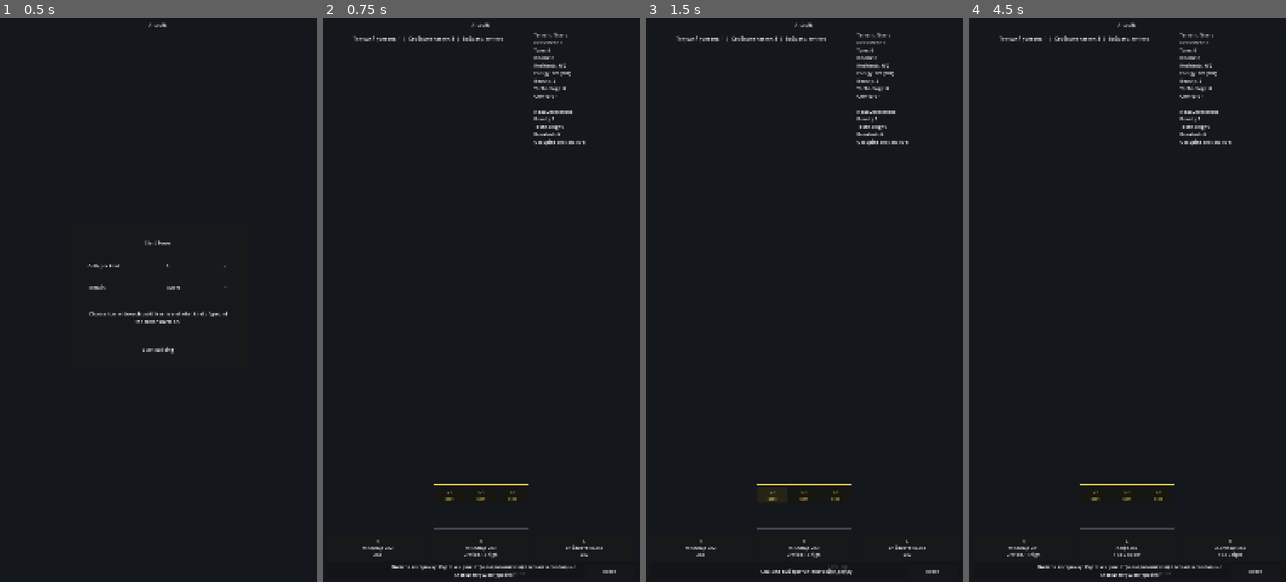
Above: before the commit, frames 1-4 (left to right).
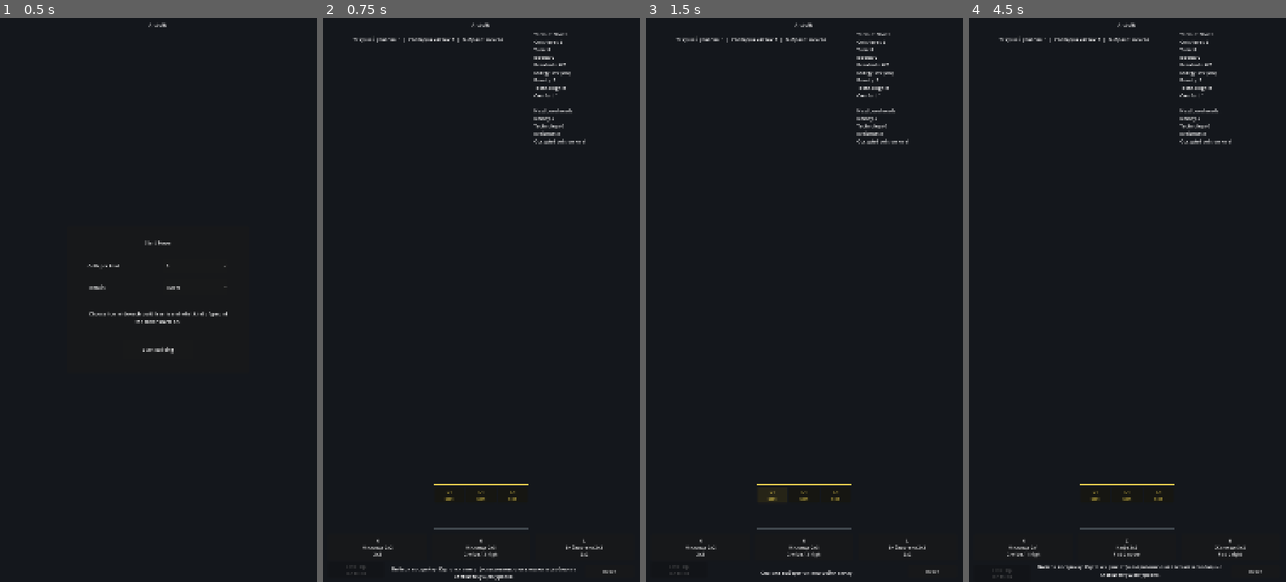
Above: after the commit, the same moments.

Repository: JUSTConnect/artbuild
Game: Godot game, scene res://scenes/main.tscn
The game is run twice, just before and just after one commit, with the same random seed, the same clock (stepped at 60 frames per second) and the same inputs.
Inputs:
- Up to frame 1 (0.5 s): no input
- Up to frame 2 (0.75 s): click "Start Building" at 0.5 s
- Up to frame 3 (1.5 s): click "L1 slot" at 1.25 s
- Up to frame 4 (4.5 s): click "L1 slot" at 2 s; click "L1 slot" at 2.75 s; click "Reset" at 3.5 s; click "Start Building" at 4.25 s

Frame 1 is identical in both runs. In frame 2, 1.4% of the frame differs, in the area x 7-93%, y 2-100%; in frame 3, 1.0%; in frame 4, 0.8%.

Commit message:
Auto scroll tower viewport and fit fixed UI

Diff:
--- a/scripts/main.gd
+++ b/scripts/main.gd
@@ -6,6 +6,10 @@
 const SURFACE_GAP: float = 84.0
 const BASE_Y_PAD: float = 72.0
 const TOP_SCROLL_PAD: float = 64.0
+const TOP_UI_H: float = 112.0
+const BOTTOM_UI_H: float = 176.0
+const UI_PAD: float = 20.0
+const MIN_TOWER_H: float = 180.0
 const TERRAIN_KEYS: Array[String] = ["plateau", "river", "islands", "mountains"]
 
 const BUILDING_TYPES: Array[Dictionary] = [
@@ -47,6 +51,7 @@
 	{"id":"U3", "title":"U shape", "cells":[Vector2i(0, 0), Vector2i(2, 0), Vector2i(0, 1), Vector2i(1, 1), Vector2i(2, 1)]}
 ]
 
+@onready var title_label: Label = $Title
 @onready var menu_panel: Control = $MenuPanel
 @onready var cells_option: OptionButton = $MenuPanel/CellsOption
 @onready var terrain_option: OptionButton = $MenuPanel/TerrainOption
@@ -89,7 +94,67 @@
 	start_button.pressed.connect(_on_start_pressed)
 	reset_button.pressed.connect(show_menu)
 	level_up_button.pressed.connect(_on_level_up_pressed)
+	_fit_fixed_layout()
 	show_menu()
+
+func _notification(what: int) -> void:
+	if what == NOTIFICATION_RESIZED and is_node_ready():
+		_fit_fixed_layout()
+		if game_started:
+			render_world()
+			_scroll_to_active_content()
+
+func _fit_fixed_layout() -> void:
+	var root_size: Vector2 = self.size
+	if root_size.x < 1.0 or root_size.y < 1.0:
+		return
+	var bottom_y: float = root_size.y - BOTTOM_UI_H
+	var tower_h: float = root_size.y - TOP_UI_H - BOTTOM_UI_H
+	if tower_h < MIN_TOWER_H:
+		tower_h = MIN_TOWER_H
+
+	title_label.position = Vector2(0.0, 10.0)
+	title_label.size = Vector2(root_size.x, 32.0)
+	level_info.position = Vector2(UI_PAD, 46.0)
+	level_info.size = Vector2(root_size.x - 400.0, 58.0)
+	if level_info.size.x < 260.0:
+		level_info.size = Vector2(root_size.x - UI_PAD * 2.0, 44.0)
+	stats.position = Vector2(root_size.x - 360.0, 46.0)
+	stats.size = Vector2(340.0, 92.0)
+	if root_size.x < 720.0:
+		stats.visible = false
+	else:
+		stats.visible = game_started
+
+	tower_area.position = Vector2(UI_PAD, TOP_UI_H)
+	tower_area.size = Vector2(root_size.x - UI_PAD * 2.0, tower_h)
+	choice_bar.position = Vector2(UI_PAD, bottom_y + 12.0)
+	choice_bar.size = Vector2(root_size.x - UI_PAD * 2.0, 92.0)
+	for button_index: int in range(choice_buttons.size()):
+		choice_buttons[button_index].custom_minimum_size = Vector2(0.0, 90.0)
+	level_up_button.position = Vector2(UI_PAD, root_size.y - 56.0)
+	level_up_button.size = Vector2(190.0, 42.0)
+	reset_button.position = Vector2(root_size.x - 186.0, root_size.y - 56.0)
+	reset_button.size = Vector2(166.0, 42.0)
+	hint.position = Vector2(226.0, root_size.y - 56.0)
+	hint.size = Vector2(root_size.x - 432.0, 42.0)
+	if hint.size.x < 120.0:
+		hint.visible = false
+	elif game_started:
+		hint.visible = true
+
+	var menu_w: float = 620.0
+	var menu_h: float = 500.0
+	if root_size.x < menu_w + 40.0:
+		menu_w = root_size.x - 40.0
+	if root_size.y < menu_h + 40.0:
+		menu_h = root_size.y - 40.0
+	if menu_w < 320.0:
+		menu_w = 320.0
+	if menu_h < 360.0:
+		menu_h = 360.0
+	menu_panel.size = Vector2(menu_w, menu_h)
+	menu_panel.position = Vector2((root_size.x - menu_w) / 2.0, (root_size.y - menu_h) / 2.0)
 
 func _unhandled_input(event: InputEvent) -> void:
 	if not game_started:
@@ -123,6 +188,7 @@
 	hint.visible = false
 	reset_button.visible = false
 	_clear_tower()
+	_fit_fixed_layout()
 
 func _on_start_pressed() -> void:
 	var selected_cells: int = cells_option.get_selected_id()
@@ -142,10 +208,12 @@
 	level_up_button.visible = true
 	hint.visible = true
 	reset_button.visible = true
+	_fit_fixed_layout()
 	_reset_state()
 	_build_surfaces()
 	roll_choices()
 	render_world()
+	_scroll_to_active_content()
 	hint.text = "Выбери постройку. Карточки уже отфильтрованы: они влезают в свободные клетки текущего уровня."
 
 func _reset_state() -> void:
@@ -226,7 +294,8 @@
 	selected_choice_index = -1
 	roll_choices()
 	render_world()
-	hint.text = "Постройка заняла свою форму. Высокие клетки блокируют уровни выше до Level Up."
+	_scroll_to_active_content()
+	hint.text = "Постройка заняла свою форму. Башня автоматически прокручена к активной высоте."
 
 func _apply_building_stats(definition: Dictionary) -> void:
 	var footprint: Array = definition["footprint"]
@@ -258,10 +327,10 @@
 	unlocked_level += 1
 	selected_building = {}
 	selected_choice_index = -1
-	scroll_offset = 99999.0
 	roll_choices()
 	render_world()
-	hint.text = "Открыт уровень %d. Клетки, занятые высокими или L-образными домами, недоступны." % unlocked_level
+	_scroll_to_active_content()
+	hint.text = "Открыт уровень %d. Камера поднята к новому уровню." % unlocked_level
 
 func _can_level_up() -> bool:
 	if _occupied_cells_on_level(unlocked_level) <= 0:
@@ -319,20 +388,11 @@
 	for index: int in range(raw_cells.size()):
 		footprint.append(raw_cells[index] as Vector2i)
 	return {
-		"id": str(building_type["id"]),
-		"title": str(building_type["title"]),
-		"glyph": str(building_type["glyph"]),
-		"color": building_type["color"] as Color,
-		"residents": int(building_type["residents"]),
-		"energy": int(building_type["energy"]),
-		"beauty": int(building_type["beauty"]),
-		"tech": int(building_type["tech"]),
-		"comfort": int(building_type["comfort"]),
-		"shape_id": str(shape["id"]),
-		"shape_title": str(shape["title"]),
-		"footprint": footprint,
-		"shape_w": _footprint_width(footprint),
-		"shape_h": _footprint_height(footprint)
+		"id": str(building_type["id"]), "title": str(building_type["title"]), "glyph": str(building_type["glyph"]),
+		"color": building_type["color"] as Color, "residents": int(building_type["residents"]), "energy": int(building_type["energy"]),
+		"beauty": int(building_type["beauty"]), "tech": int(building_type["tech"]), "comfort": int(building_type["comfort"]),
+		"shape_id": str(shape["id"]), "shape_title": str(shape["title"]), "footprint": footprint,
+		"shape_w": _footprint_width(footprint), "shape_h": _footprint_height(footprint)
 	}
 
 func _is_building_type_unlocked(item: Dictionary) -> bool:
@@ -403,10 +463,7 @@
 			var item: Dictionary = current_choices[index]
 			button.disabled = false
 			button.text = "%s\n%s %dx%d\n%s" % [str(item["glyph"]), str(item["title"]), int(item["shape_w"]), int(item["shape_h"]), str(item["shape_title"])]
-			if index == selected_choice_index:
-				button.modulate = Color(1.0, 0.95, 0.55, 1.0)
-			else:
-				button.modulate = Color(1.0, 1.0, 1.0, 1.0)
+			button.modulate = Color(1.0, 0.95, 0.55, 1.0) if index == selected_choice_index else Color(1.0, 1.0, 1.0, 1.0)
 		else:
 			button.disabled = true
 			button.text = "Нет подходящего\nдомика"
@@ -477,10 +534,7 @@
 			slot_button.position = pos
 			slot_button.size = Vector2(CELL_W - 8.0, CELL_H - 8.0)
 			slot_button.text = "L%d\nslot" % unlocked_level
-			if selected_building.is_empty():
-				slot_button.modulate = Color(0.95, 0.84, 0.32, 0.85)
-			else:
-				slot_button.modulate = Color(0.55, 0.95, 0.62, 1.0)
+			slot_button.modulate = Color(0.95, 0.84, 0.32, 0.85) if selected_building.is_empty() else Color(0.55, 0.95, 0.62, 1.0)
 			slot_button.pressed.connect(_on_slot_pressed.bind(surface_index, cell))
 			tower.add_child(slot_button)
 
@@ -568,6 +622,10 @@
 
 func _scroll_by(delta: float) -> void:
 	scroll_offset += delta
+	_apply_scroll_limits()
+
+func _scroll_to_active_content() -> void:
+	scroll_offset = _max_scroll_offset()
 	_apply_scroll_limits()
 
 func _apply_scroll_limits() -> void:
